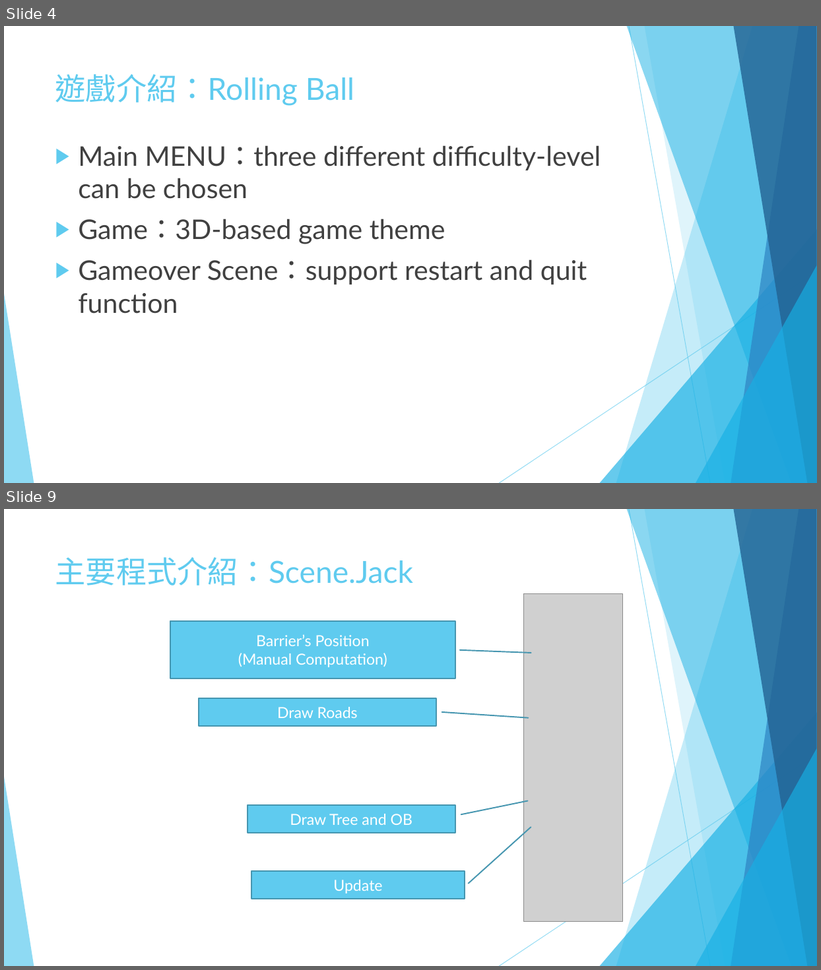
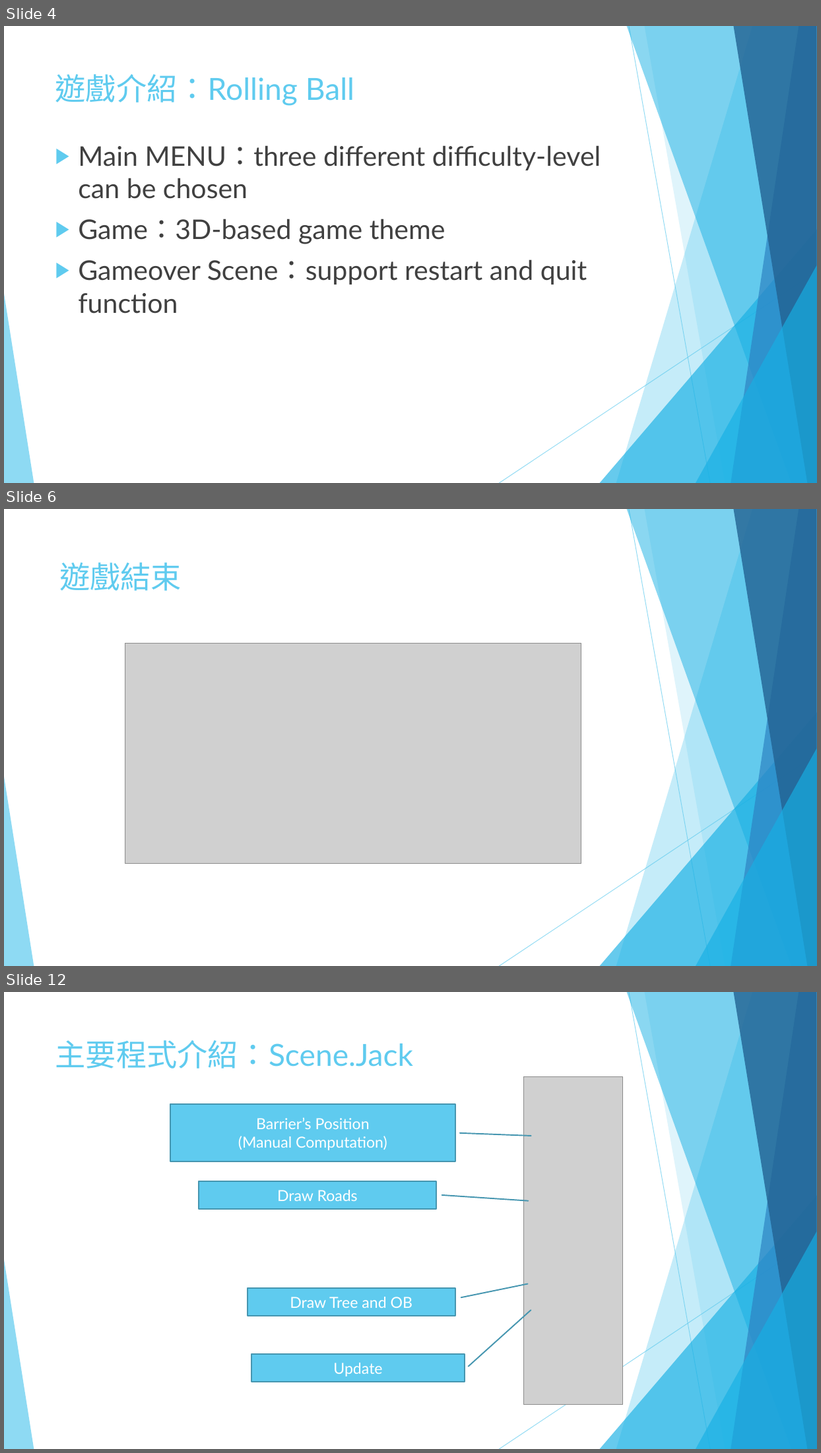
Before and after one commit to alechuang98/ComputerIntroduction, a slide deck: introCS_PST.pptx. Shown one above the other, each under a label of ours: slides 4 and 9 before the commit, slides 4, 6 and 12 after it; the slides between them are not shown. The pictures are 821x970 and 821x1453 pixels, drawn with LibreOffice and Linux fonts; fonts in the diff are those of the drawing; grey boxes stand for pictures. Boxes give left, top, right and bottom in pixels: in the first picture for what was removed or moved away, otherwise in the second. Text is boxed around its words. In the diff, an @@ line names an element or a change of style, - is before the commit and + after.

```diff
--- a/introCS_PST.pptx
+++ b/introCS_PST.pptx
@@ slide 6 added at [4, 509, 817, 966], background #FFFFFF; not listed: 10 template elements that a slide beside it also shows @@
@@ title added at [59, 562, 182, 591], 36 pt, text #5FCBEF @@
+遊戲結束
@@ picture added at [125, 643, 582, 864] @@
@@ what was slide 9 is now slide 12 @@
```
Also in this commit, not shown: 7 slides changed, 2 other slides added.
